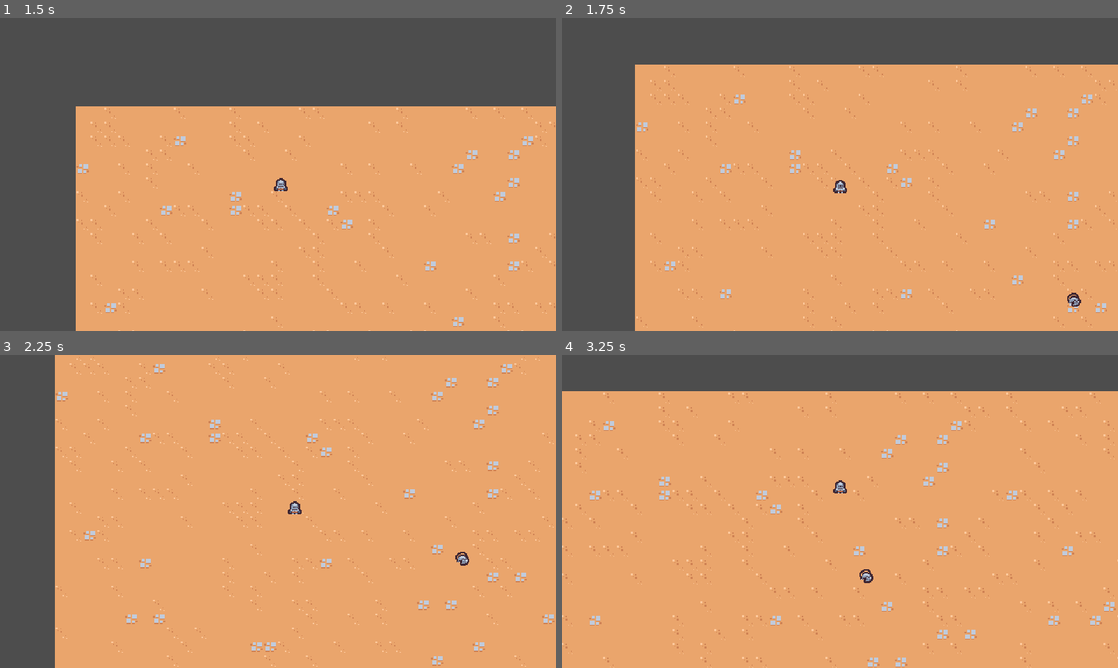
Above: before the commit, frames 1-4 (two rows, left to right).
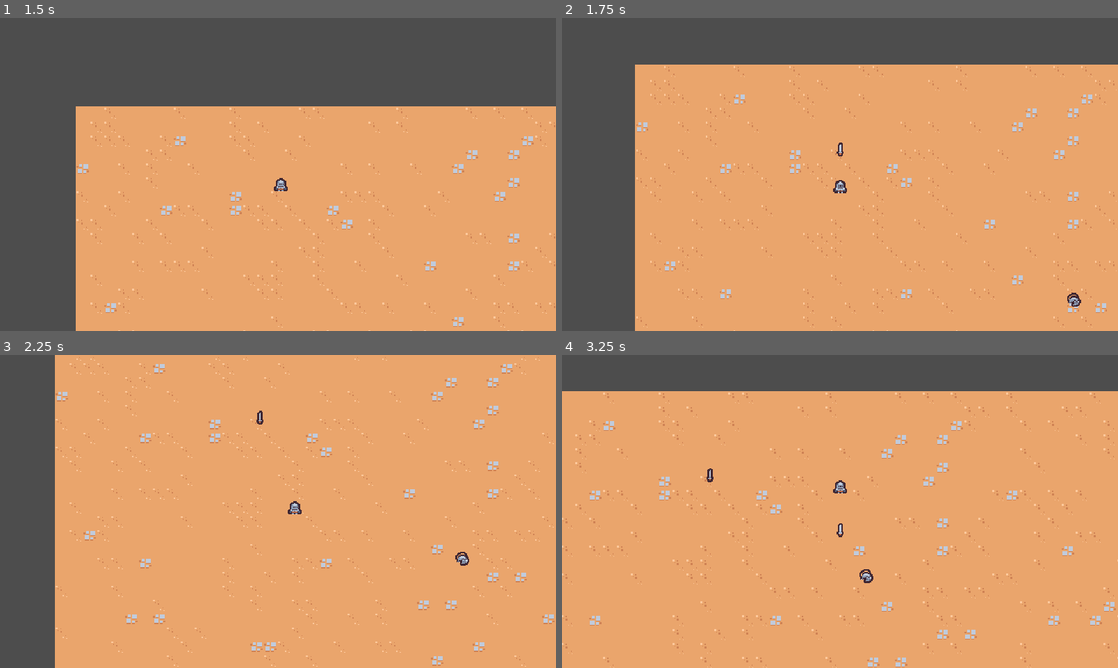
Above: after the commit, the same moments.

Repository: SilasCundiff/godot-course
Game: Godot game, scene res://scenes/main/main.tscn
Same seed, same stepped clock (60 frames per second), same inputs: the game is played once before the commit and once after it.
Inputs:
- Up to frame 1 (1.5 s): hold D (move_right) 0.53-1.28 s; hold S (move_down) from 1.28 s (still down)
- Up to frame 2 (1.75 s): keep holding S (move_down)
- Up to frame 3 (2.25 s): release S (move_down) at 2.03 s; hold D (move_right) from 2.03 s (still down)
- Up to frame 4 (3.25 s): release D (move_right) at 2.78 s; hold W (move_up) from 2.78 s (still down)

Frame 1 is identical in both runs. In frame 2, less than 0.1% of the frame differs, in the area x 49-51%, y 39-45%; in frame 3, less than 0.1%; in frame 4, less than 0.1%, in the area x 26-51%, y 36-59%.

Commit message:
add sword ability timer

Diff:
--- /dev/null
+++ b/scenes/ability/sword_ability/sword_ability.tscn
@@ -0,0 +1,9 @@
+[gd_scene load_steps=2 format=3 uid="uid://dagwlvsf7olex"]
+
+[ext_resource type="Texture2D" uid="uid://c0mdikg6vskv4" path="res://scenes/ability/sword_ability/sword.png" id="1_we5ov"]
+
+[node name="SwordAbility" type="Node2D"]
+
+[node name="Sprite2D" type="Sprite2D" parent="."]
+texture = ExtResource("1_we5ov")
+offset = Vector2(0, -4)
--- /dev/null
+++ b/scenes/ability/sword_ability_controller/sword_ability_controller.gd
@@ -0,0 +1,18 @@
+extends Node
+
+@export var sword_ability: PackedScene
+
+
+# Called when the node enters the scene tree for the first time.
+func _ready():
+	$Timer.timeout.connect(on_timer_timeout)
+
+
+func on_timer_timeout():
+	var player = get_tree().get_first_node_in_group("player") as Node2D
+	if player == null:
+		return
+
+	var sword_instance = sword_ability.instantiate() as Node2D
+	player.get_parent().add_child(sword_instance)
+	sword_instance.global_position = player.global_position
--- /dev/null
+++ b/scenes/ability/sword_ability_controller/sword_ability_controller.tscn
@@ -0,0 +1,12 @@
+[gd_scene load_steps=3 format=3 uid="uid://blly7kuikfvnj"]
+
+[ext_resource type="Script" path="res://scenes/ability/sword_ability_controller/sword_ability_controller.gd" id="1_cwlqp"]
+[ext_resource type="PackedScene" uid="uid://dagwlvsf7olex" path="res://scenes/ability/sword_ability/sword_ability.tscn" id="2_lheov"]
+
+[node name="SwordAbilityController" type="Node"]
+script = ExtResource("1_cwlqp")
+sword_ability = ExtResource("2_lheov")
+
+[node name="Timer" type="Timer" parent="."]
+wait_time = 1.5
+autostart = true
--- a/scenes/player/player.tscn
+++ b/scenes/player/player.tscn
@@ -1,6 +1,7 @@
-[gd_scene load_steps=4 format=3 uid="uid://v0va5rh70gr2"]
+[gd_scene load_steps=5 format=3 uid="uid://v0va5rh70gr2"]
 
 [ext_resource type="Script" path="res://scenes/player/player.gd" id="1_4o5q0"]
+[ext_resource type="PackedScene" uid="uid://blly7kuikfvnj" path="res://scenes/ability/sword_ability_controller/sword_ability_controller.tscn" id="2_1b8k5"]
 [ext_resource type="Texture2D" uid="uid://dphguxtugxpqn" path="res://scenes/player/player.png" id="2_7ldbd"]
 
 [sub_resource type="CircleShape2D" id="CircleShape2D_en45d"]
@@ -10,6 +11,10 @@
 collision_layer = 0
 script = ExtResource("1_4o5q0")
 
+[node name="AbilityManager" type="Node" parent="."]
+
+[node name="SwordAbilityController" parent="AbilityManager" instance=ExtResource("2_1b8k5")]
+
 [node name="Sprite2D" type="Sprite2D" parent="."]
 texture = ExtResource("2_7ldbd")
 offset = Vector2(0, -8)
Binary file added: scenes/ability/sword_ability/sword.png
Not shown, added: scenes/ability/sword_ability/sword.png.import
